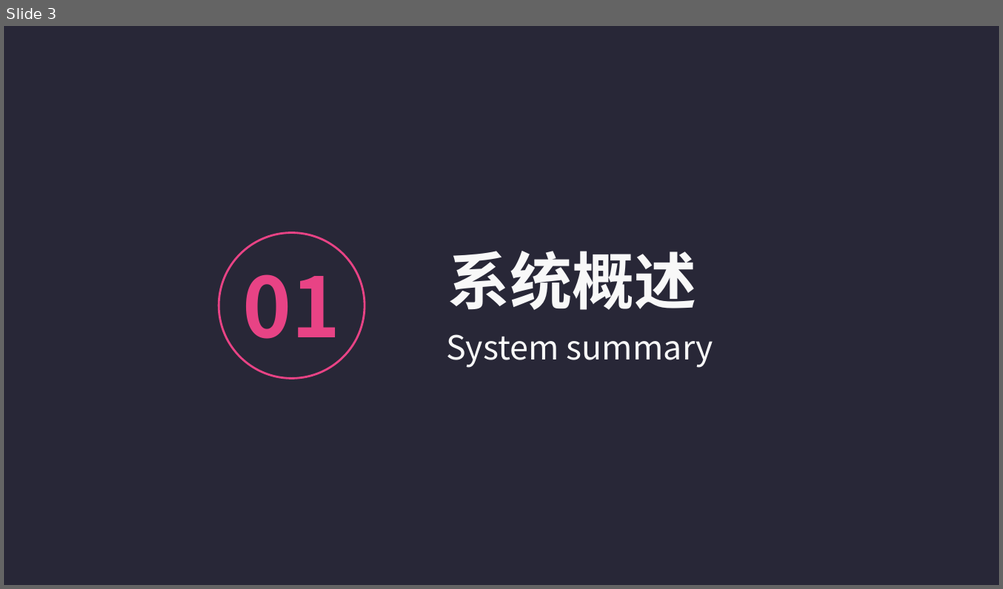
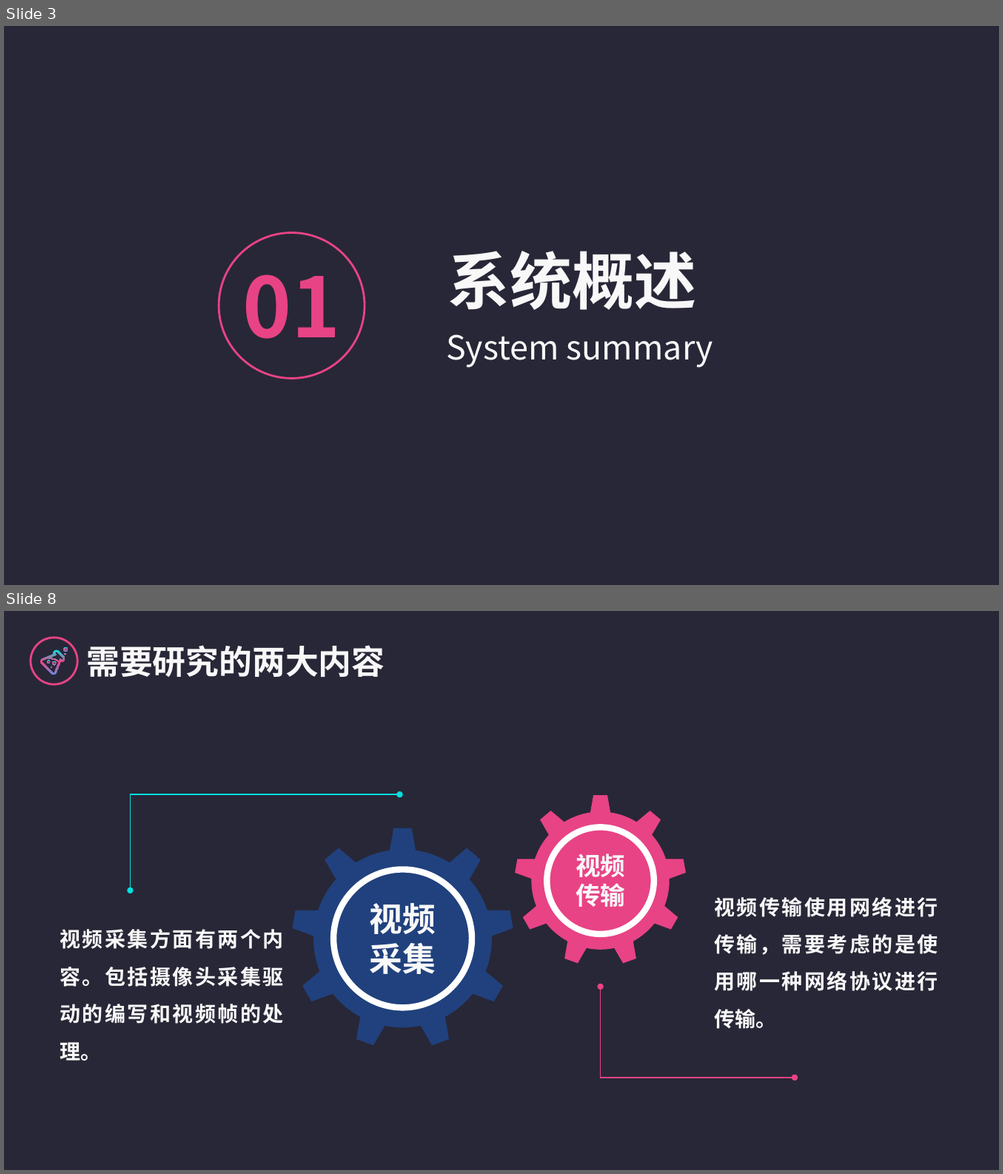
Before and after one commit to logic-basic/Graduation_Project, a slide deck: 答辩演示-党家翮.pptx. Shown one above the other, each under a label of ours: slide 3 before the commit, slides 3 and 8 after it; the slides between them are not shown. The pictures are 1003x589 and 1003x1174 pixels, drawn with LibreOffice and Linux fonts; fonts in the diff are those of the drawing. Boxes give left, top, right and bottom in pixels: in the first picture for what was removed or moved away, otherwise in the second. Text is boxed around its words. In the diff, an @@ line names an element or a change of style, - is before the commit and + after.

```diff
--- a/答辩演示-党家翮.pptx
+++ b/答辩演示-党家翮.pptx
@@ slide 8 added at [4,611,999,1170], background #FFFFFF; not listed: 1 template element that a slide beside it also shows @@
@@ group added at [31,638,78,685]: 6 freeform shapes, 1 ellipse @@
@@ text added at [86,645,384,677], 32 pt, text #F8F8F8, bold @@
+需要研究的两大内容
@@ group added at [515,795,938,1078]: 2 freeform shapes, 2 texts, 1 ellipse @@
+视频传输使用网络进行传输，需要考虑的是使用哪一种网络协议进行传输。
+视频
+传输
@@ group added at [60,795,515,1061]: 2 freeform shapes, 2 texts, 1 ellipse @@
+视频采集方面有两个内容。包括摄像头采集驱动的编写和视频帧的处理。
+视频
+采集
```
Also in this commit, not shown: 4 slides changed, 13 other slides added, 11 slides removed.
